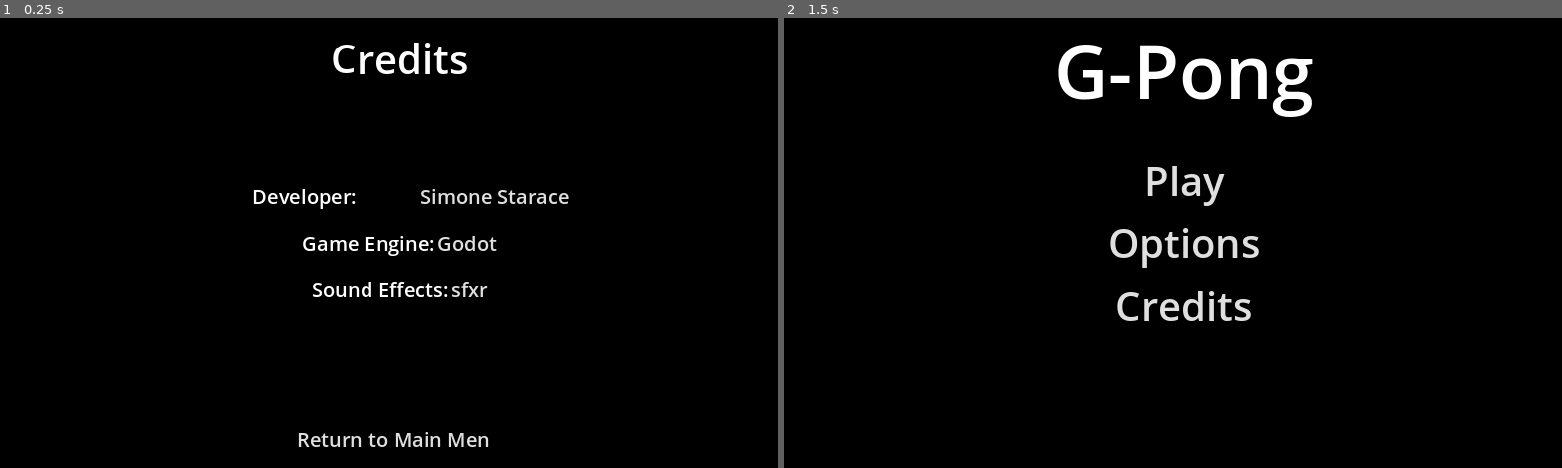
Above: before the commit, frames 1-2 (left to right).
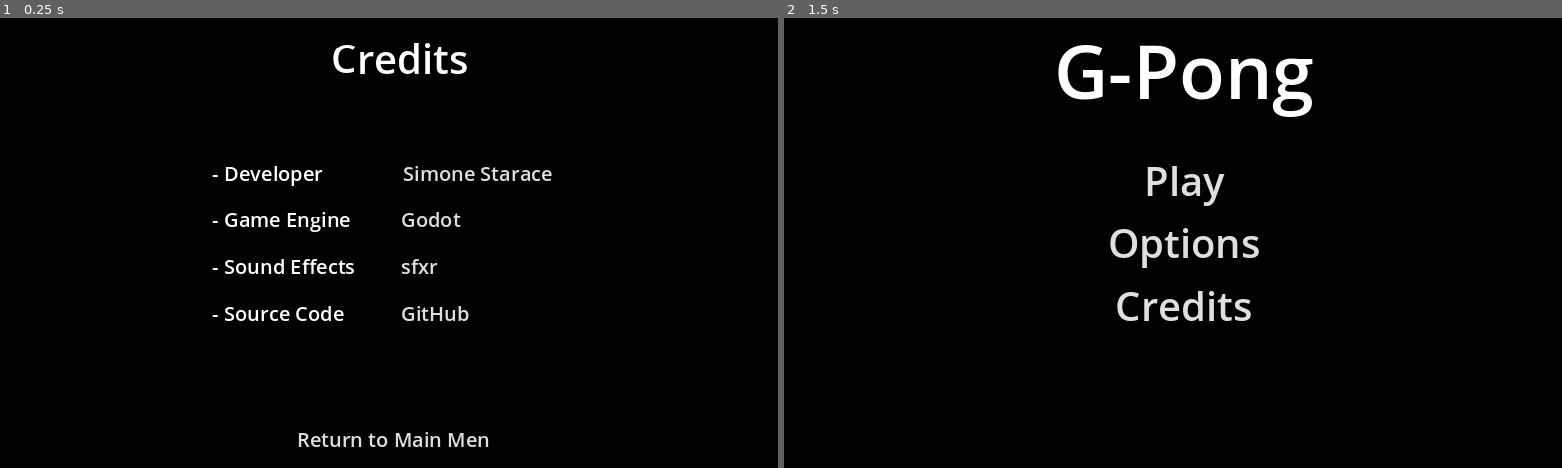
Above: after the commit, the same moments.

Repository: SimoneStarace/G-Pong
Game: Godot game, scene res://scenes/ui/menus/credit_menu.tscn
Two runs of this game, one before a commit and one after it. Both use one fixed random seed, a clock stepped at 60 frames per second and the inputs below. This scene is started directly instead of the project's main scene.
Inputs:
- Up to frame 1 (0.25 s): no input
- Up to frame 2 (1.5 s): tap Enter at 0.5 s; hold Up (player1_move_up) 0.53-1.25 s; click "Return to Main Menu" at 1.25 s

The runs differ from the first frame. In frame 1, 2.6% of the frame differs, in the area x 27-74%, y 32-68%; in frame 2, nothing differs.

Commit message:
Add link to GitHub

Diff:
--- a/scenes/ui/menus/credit_menu.tscn
+++ b/scenes/ui/menus/credit_menu.tscn
@@ -68,13 +68,12 @@
 [node name="Label" type="Label" parent="MarginContainer/CreditsContainer/Developer"]
 layout_mode = 2
 size_flags_horizontal = 3
-text = "Developer:"
+text = "- Developer"
 label_settings = SubResource("LabelSettings_qpnbe")
-horizontal_alignment = 1
 
 [node name="LinkButton" type="LinkButton" parent="MarginContainer/CreditsContainer/Developer"]
 layout_mode = 2
-size_flags_horizontal = 6
+size_flags_horizontal = 3
 theme_override_colors/font_hover_color = Color(0, 0, 1, 1)
 theme_override_font_sizes/font_size = 32
 text = "Simone Starace"
@@ -87,11 +86,13 @@
 
 [node name="Label" type="Label" parent="MarginContainer/CreditsContainer/Engine"]
 layout_mode = 2
-text = "Game Engine:"
+size_flags_horizontal = 3
+text = "- Game Engine"
 label_settings = SubResource("LabelSettings_qpnbe")
 
 [node name="LinkButton" type="LinkButton" parent="MarginContainer/CreditsContainer/Engine"]
 layout_mode = 2
+size_flags_horizontal = 3
 theme_override_colors/font_hover_color = Color(0, 0, 1, 1)
 theme_override_font_sizes/font_size = 32
 text = "Godot"
@@ -104,13 +105,34 @@
 
 [node name="Label" type="Label" parent="MarginContainer/CreditsContainer/SoundEffect"]
 layout_mode = 2
-text = "Sound Effects:"
+size_flags_horizontal = 3
+text = "- Sound Effects"
 label_settings = SubResource("LabelSettings_qpnbe")
 
 [node name="LinkButton" type="LinkButton" parent="MarginContainer/CreditsContainer/SoundEffect"]
 layout_mode = 2
+size_flags_horizontal = 3
 theme_override_colors/font_hover_color = Color(0, 0, 1, 1)
 theme_override_font_sizes/font_size = 32
 text = "sfxr"
 underline = 1
 uri = "https://drpetter.se/project_sfxr.html"
+
+[node name="SourceCode" type="HBoxContainer" parent="MarginContainer/CreditsContainer"]
+layout_mode = 2
+alignment = 1
+
+[node name="Label" type="Label" parent="MarginContainer/CreditsContainer/SourceCode"]
+layout_mode = 2
+size_flags_horizontal = 3
+text = "- Source Code"
+label_settings = SubResource("LabelSettings_qpnbe")
+
+[node name="LinkButton" type="LinkButton" parent="MarginContainer/CreditsContainer/SourceCode"]
+layout_mode = 2
+size_flags_horizontal = 3
+theme_override_colors/font_hover_color = Color(0, 0, 1, 1)
+theme_override_font_sizes/font_size = 32
+text = "GitHub"
+underline = 1
+uri = "https://github.com/SimoneStarace/G-Pong"
